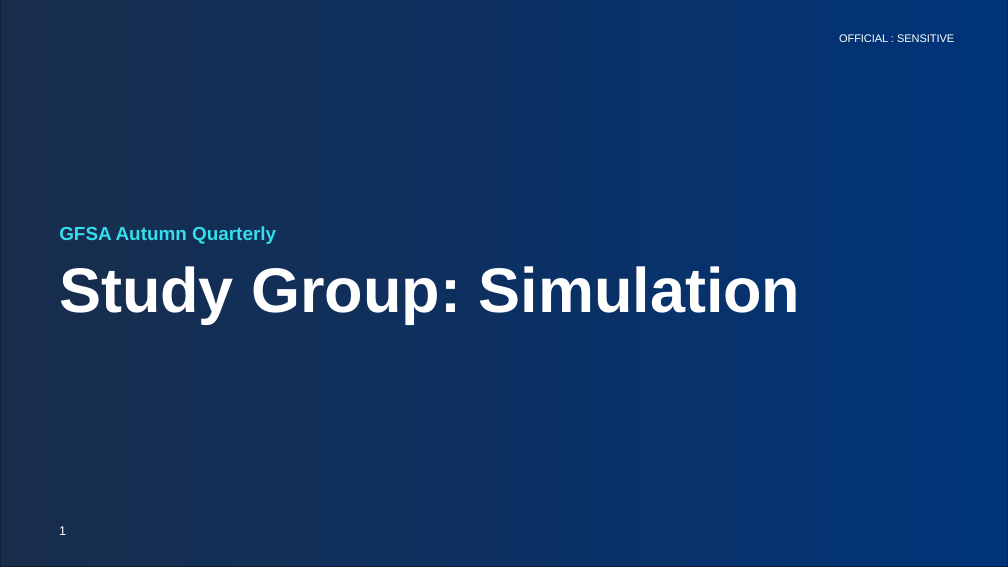
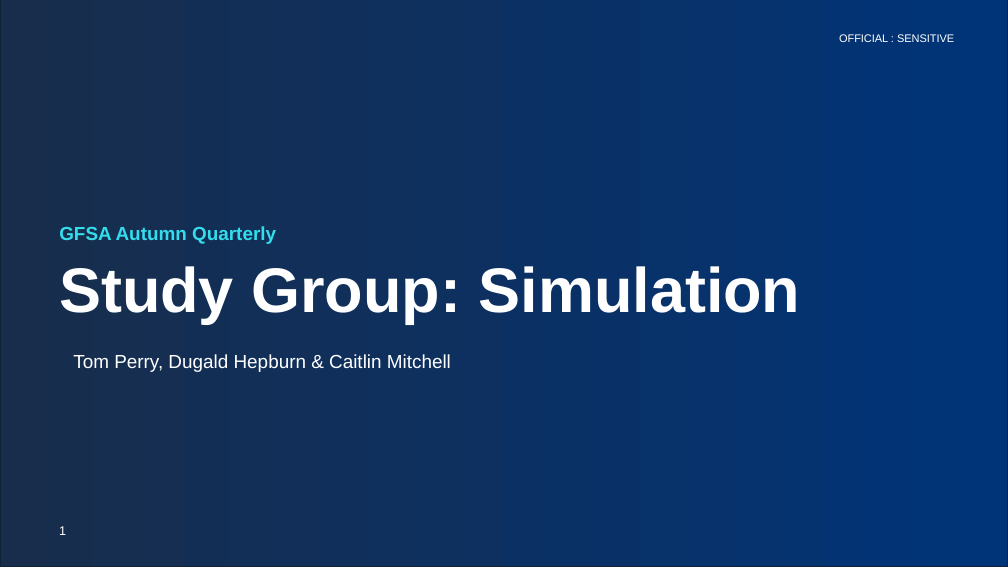
Before and after one commit to dugaldh/crown-court-simulation, a slide deck: slide 1 of slides/Simulation - GSFA Autumn Quarterly.pptx. Drawn at 1008x567 pixels with LibreOffice and Linux fonts; fonts in the diff are those of the drawing; background and template pictures are left out. Boxes give left, top, right and bottom in pixels: in the first picture for what was removed or moved away, otherwise in the second. Text is boxed around its words. In the diff, an @@ line names an element or a change of style, - is before the commit and + after.

```diff
--- a/slides/Simulation - GSFA Autumn Quarterly.pptx
+++ b/slides/Simulation - GSFA Autumn Quarterly.pptx
@@ text added at <box>73,354,451,372</box>, 18 pt, text #FFFFFF @@
+Tom Perry, Dugald Hepburn & Caitlin Mitchell
```
Also in this commit, not shown: 9 other slides changed, 1 slide added, 1 slide removed.
